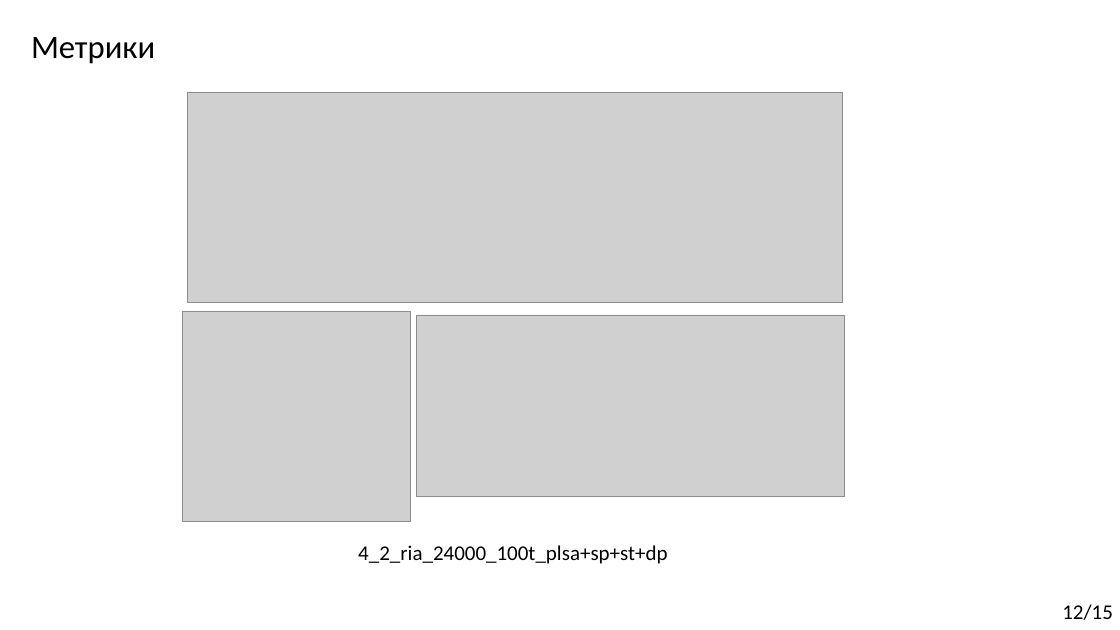
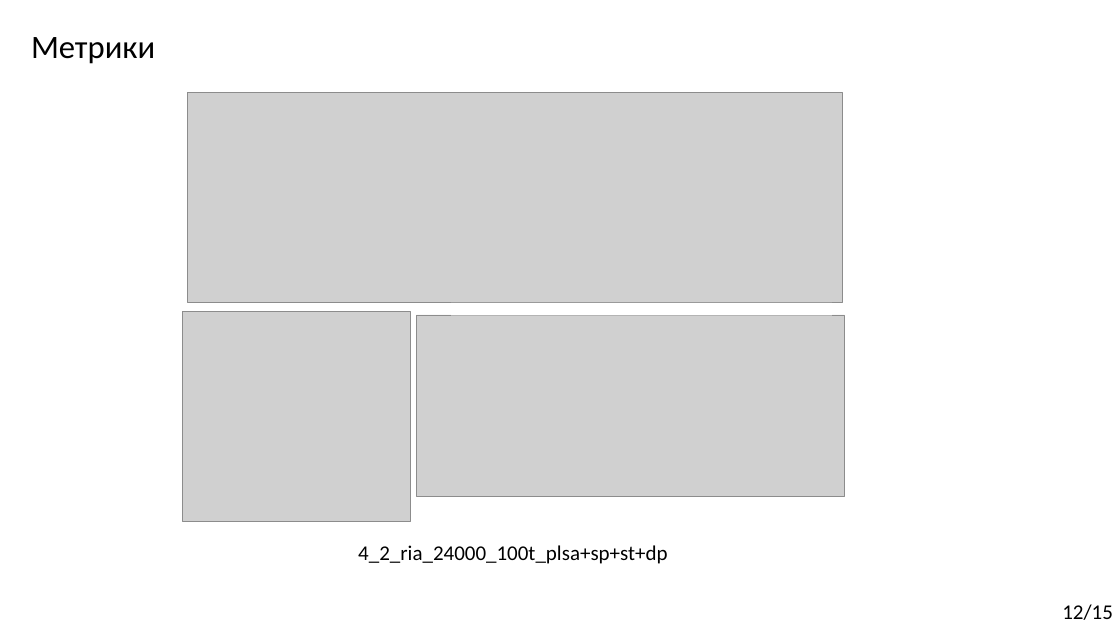
Before and after one commit to Kirmark/bachelor-qualification-work, a slide deck: slide 12 of presentation/presentation.pptx. Drawn at 1120x630 pixels with LibreOffice and Linux fonts; fonts in the diff are those of the drawing; grey boxes stand for pictures. Boxes give left, top, right and bottom in pixels: in the first picture for what was removed or moved away, otherwise in the second. Text is boxed around its words. In the diff, an @@ line names an element or a change of style, - is before the commit and + after.

```diff
--- a/presentation/presentation.pptx
+++ b/presentation/presentation.pptx
@@ rectangle added at box(451, 303, 832, 316), fill #FFFFFF @@
```
Also in this commit, not shown: 8 other slides changed, 4 slides added, 4 slides removed, 5 other files.
